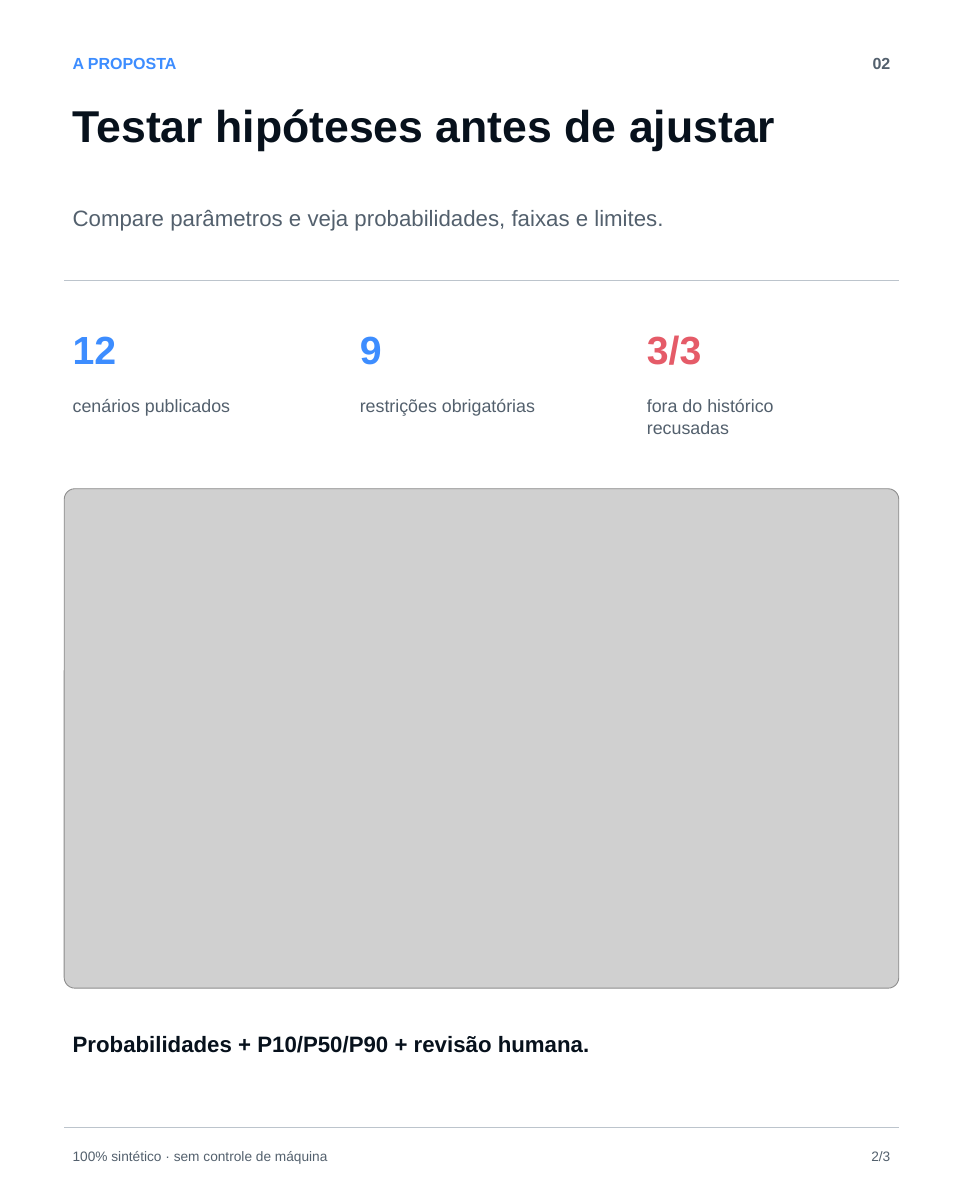
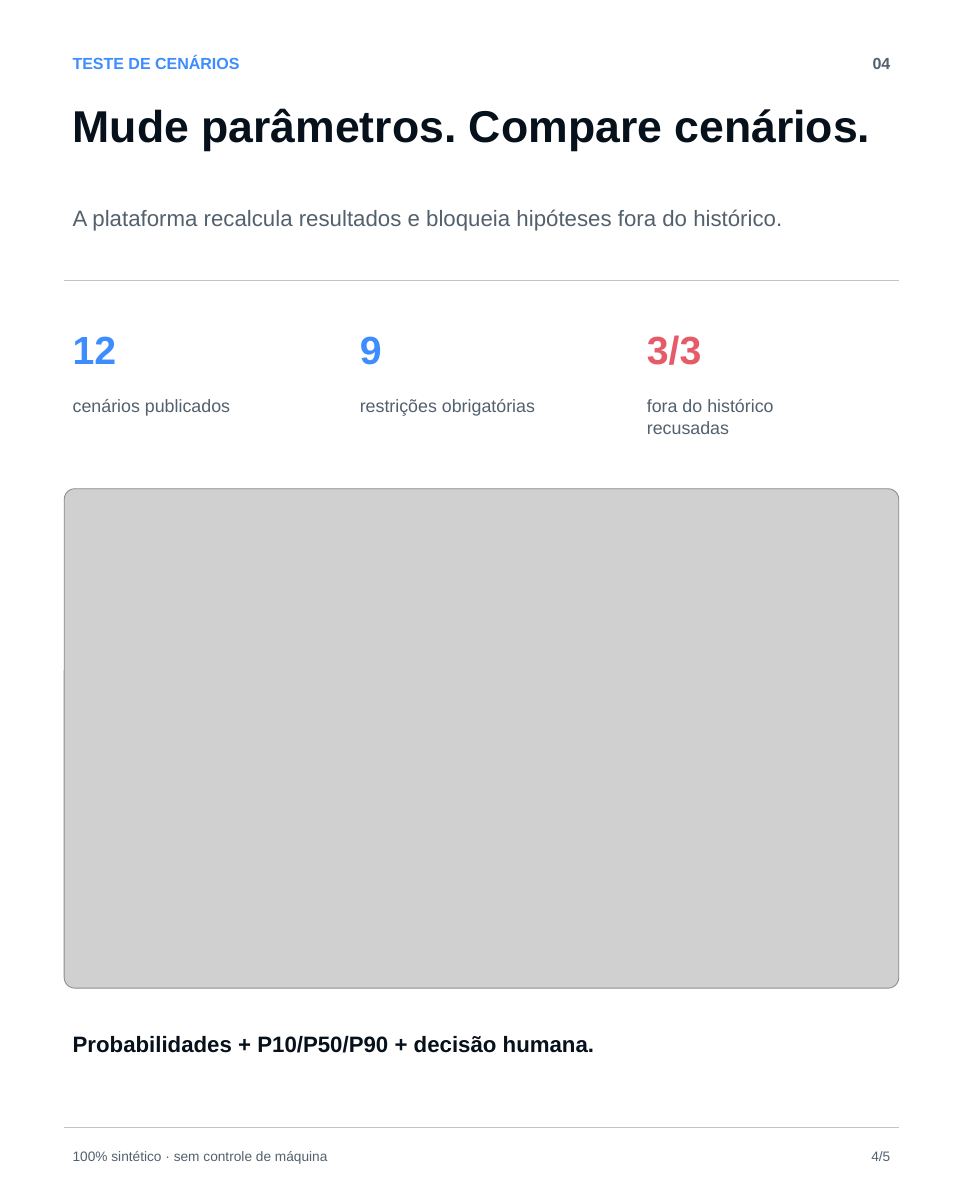
Before and after one commit to bryanleme/steelFlow-ai, a slide deck: slide 4 of docs/SteelFlow_AI_LinkedIn_Carousel.pptx (slide 2 before the commit). Drawn at 963x1204 pixels with LibreOffice and Linux fonts; fonts in the diff are those of the drawing; grey boxes stand for pictures. Boxes give left, top, right and bottom in pixels: in the first picture for what was removed or moved away, otherwise in the second. Text is boxed around its words. In the diff, an @@ line names an element or a change of style, - is before the commit and + after.

```diff
--- a/docs/SteelFlow_AI_LinkedIn_Carousel.pptx
+++ b/docs/SteelFlow_AI_LinkedIn_Carousel.pptx
@@ text at bbox=[73, 56, 239, 69]: text changed @@
-A PROPOSTA
+TESTE DE CENÁRIOS
@@ text at bbox=[873, 58, 891, 69]: text changed @@
-02
+04
@@ text at bbox=[73, 108, 871, 151]: text changed @@
-Testar hipóteses antes de ajustar
+Mude parâmetros. Compare cenários.
@@ text at bbox=[73, 209, 782, 231]: text changed @@
-Compare parâmetros e veja probabilidades, faixas e limites.
+A plataforma recalcula resultados e bloqueia hipóteses fora do histórico.
@@ text at bbox=[73, 1036, 594, 1053]: text changed @@
-Probabilidades + P10/P50/P90 + revisão humana.
+Probabilidades + P10/P50/P90 + decisão humana.
@@ text at bbox=[871, 1151, 890, 1161]: text changed @@
-2/3
+4/5
```
Also in this commit, not shown: 2 other slides changed, 2 slides added, 1 other file.
